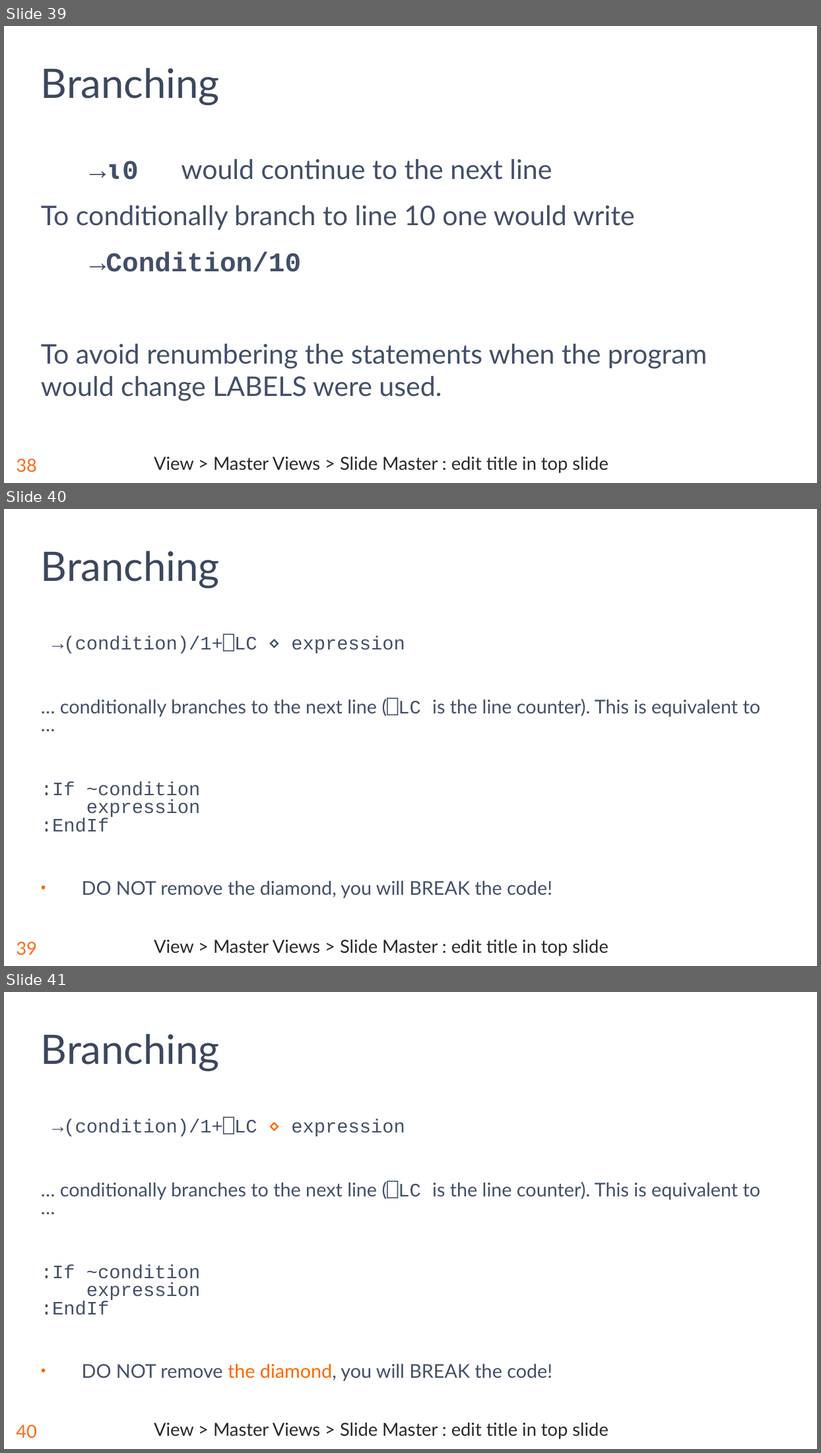
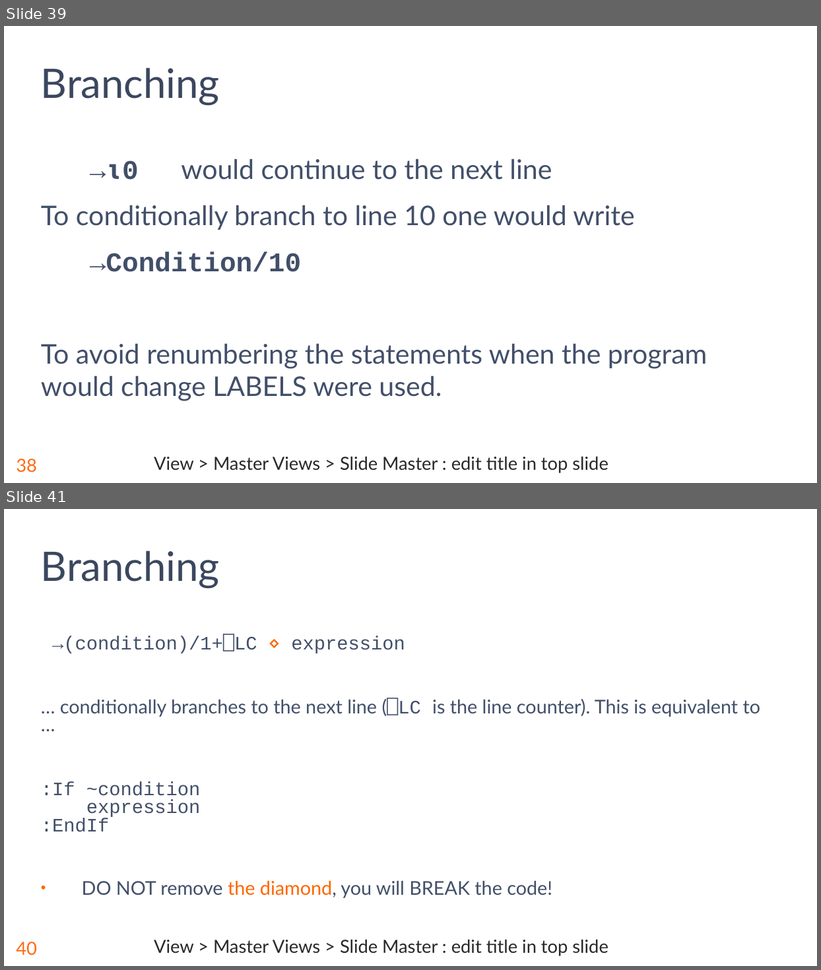
Before and after one commit to rikedyp/APLBootcamp, a slide deck: slides/APL_Bootcamp-part-6.pptx. Shown one above the other, each under a label of ours: slides 39, 40 and 41 before the commit, slides 39 and 41 after it; the slides between them are not shown. The pictures are 821x1453 and 821x970 pixels, drawn with LibreOffice and Linux fonts; fonts in the diff are those of the drawing; background and template pictures are left out. Boxes give left, top, right and bottom in pixels: in the first picture for what was removed or moved away, otherwise in the second. Text is boxed around its words. In the diff, an @@ line names an element or a change of style, - is before the commit and + after.

```diff
--- a/slides/APL_Bootcamp-part-6.pptx
+++ b/slides/APL_Bootcamp-part-6.pptx
@@ slide 40 removed at (x1=4, y1=509, x2=817, y2=966), background #FFFFFF; not listed: 2 template elements that a slide beside it also shows @@
@@ title removed at (x1=41, y1=551, x2=220, y2=589) @@
-Branching
@@ text removed at (x1=41, y1=636, x2=761, y2=898) @@
-→(condition)/1+⎕LC ⋄ expression
-… conditionally branches to the next line (⎕LC is the line counter). This is equivalent to …
-:If ~condition
-expression
-:EndIf
-• DO NOT remove the diamond, you will BREAK the code!
```
